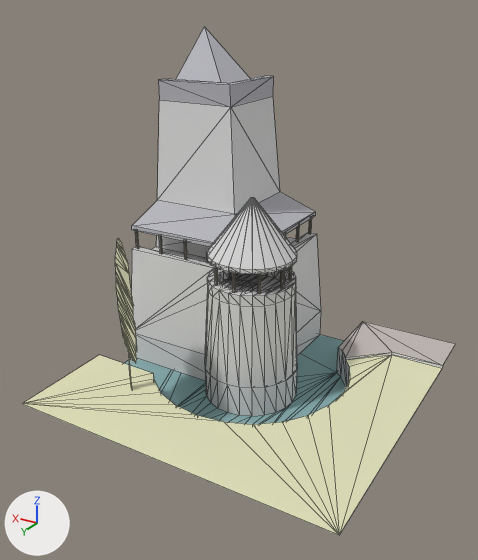
What one commit did to the OBJ model assets/stl_export/wwcr.obj.
Camera for both pictures: a 50 mm lens placed at (-26.7, 47.4, 32.6), pointed at (0.5, 2.0, 9.9). Arrows for +X, +Y and +Z are at lower left; the lights stay in place. The older version comes first. Mesh edges are drawn as thin lines. Where no turn or scale is listed for an object, it has been applied to the vertices. Vertices at exactly the same position are counted once.

The first picture shows 'wwcr'.
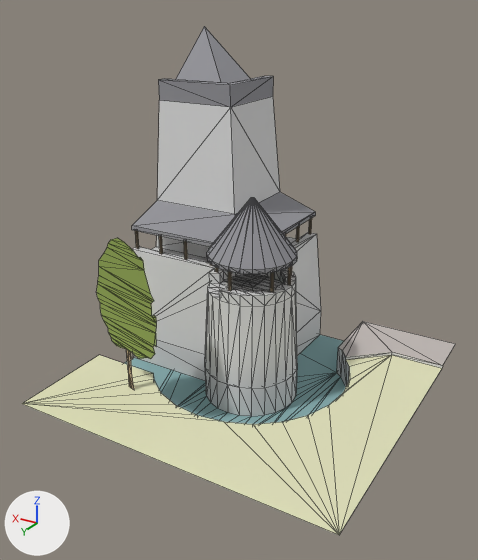
What differs and where, as boxes (x1, y1, x2, y2) in the pictures (478 x 560 px; the box of a moved part takes in the faces that stretch with it):
```json
{"object": "wwcr", "change": "recoloured, reshaped", "before": [22, 26, 456, 535], "after": [22, 26, 456, 535], "on screen": "darker"}
{"part": 1, "of": "me_wwcr", "change": "moved or reshaped", "before": [232, 272, 236, 293], "after": [228, 272, 232, 291]}
{"part": 2, "of": "me_wwcr", "change": "moved or reshaped", "before": [281, 269, 285, 289], "after": [270, 272, 274, 292]}
{"part": 3, "of": "me_wwcr", "change": "moved or reshaped", "before": [289, 266, 292, 280], "after": [288, 267, 291, 285]}
{"part": 4, "of": "me_wwcr", "change": "moved or reshaped", "before": [215, 267, 218, 285], "on screen": "not visible afterwards"}
{"part": 5, "of": "me_wwcr", "change": "moved or reshaped", "before": [258, 274, 261, 294], "after": [215, 267, 218, 272]}
{"part": 6, "of": "me_wwcr", "change": "moved or reshaped", "before": [115, 238, 135, 373], "after": [98, 238, 154, 374]}
{"part": 7, "of": "me_wwcr", "change": "moved or reshaped", "before": [207, 269, 227, 296], "after": [231, 269, 293, 277], "on screen": "mostly hidden afterwards"}
{"part": 8, "of": "me_wwcr", "change": "recoloured", "before": [229, 199, 297, 274], "after": [229, 199, 297, 274]}
{"part": 9, "of": "me_wwcr", "change": "recoloured", "before": [129, 369, 132, 388], "after": [128, 350, 134, 390]}
{"part": 10, "of": "me_wwcr", "change": "recoloured", "before": [116, 278, 137, 363], "after": [96, 282, 157, 359]}
```

The change, as JSON lines over the scene's bpy script:
```json
{"op": "set", "path": "mat_castleroof.base_color", "old": "(0.471, 0.471, 0.51)", "new": "(0.294, 0.294, 0.318)", "note": "grey #b7b7bd -> grey #949499"}
{"op": "add", "block": "mat_tree", "code": ["mat_tree = principled_material('tree')", "mat_tree.base_color = (0.294, 0.4, 0.0902)  # green #94aa55", "mat_tree.roughness = 1.0"]}
{"block": "me_wwcr", "where": "me_wwcr.from_pydata(...)  # 510 vertices, 863 faces; spans x -15.0..15.0, y -15.0..15.0, z -3.0..29.6"}
{"block": "me_wwcr", "where": "# used by ob_wwcr; location = (0.0, 0.0, 0.0)"}
{"block": "me_wwcr", "change": "me_wwcr part 1: the loose piece of 8 vertices spanning x 0.5..0.7, y 2.6..2.8, z 9.0..11.0 is turned 90 degrees about the z axis through its middle, then moved by (0.5, -0.1, 0.0)"}
{"block": "me_wwcr", "change": "me_wwcr part 2: the loose piece of 8 vertices spanning x -2.7..-2.5, y -0.3..-0.1, z 9.0..11.0 is turned 90 degrees about the z axis through its middle, then moved by (0.4, 1.1, 0.0)"}
{"block": "me_wwcr", "change": "me_wwcr part 3: the loose piece of 8 vertices spanning x -2.4..-2.2, y -2.4..-2.2, z 9.0..11.0 is turned 90 degrees about the z axis through its middle, then moved by (-0.4, 1.1, 0.0)"}
{"block": "me_wwcr", "change": "me_wwcr part 4: the loose piece of 8 vertices spanning x 2.7..2.9, y 2.0..2.2, z 9.0..11.0 is turned 90 degrees about the z axis through its middle, then moved by (1.1, -4.9, 0.0)"}
{"block": "me_wwcr", "change": "me_wwcr part 5: the loose piece of 8 vertices spanning x -1.5..-1.3, y 1.7..1.9, z 9.0..11.0 is turned 90 degrees about the z axis through its middle, then moved by (5.8, -2.3, 0.0)"}
{"block": "me_wwcr", "change": "me_wwcr part 6: 37 vertices moved from x 4.9..11.8, y 5.3..10.9, z -0.3..9.1 to x 4.1..12.6, y 7.0..9.2, z -0.3..9.1; 25 vertices removed from x 5.1..11.3, y 5.7..10.7, z 2.4..14.1; 25 vertices added at x 4.3..12.0, y 7.2..9.1, z 2.4..14.1"}
{"block": "me_wwcr", "change": "me_wwcr part 7: 6 vertices removed from x 2.4..4.4, y 0.6..2.6, z 9.0; 6 vertices added at x 2.5..4.5, y -4.4..-2.4, z 9.0"}
{"block": "me_wwcr", "change": "me_wwcr part 8: 36 faces spanning x -3.1..5.0, y -5.0..3.1, z 11.0..16.4 switch from mat_default (light grey #dadada) to mat_castleroof (grey #949499)"}
{"block": "me_wwcr", "change": "me_wwcr part 9: 8 faces spanning x 7.9..8.7, y 8.0..8.2, z -0.3..3.6 switch from mat_w (beige #e2e2bc) to mat_straw (beige #b29c7d)"}
{"block": "me_wwcr", "change": "me_wwcr part 10: 25 faces spanning x 4.1..12.6, y 7.0..9.2, z 3.4..9.1 switch from mat_w (beige #e2e2bc) to mat_tree (green #94aa55)"}
```
